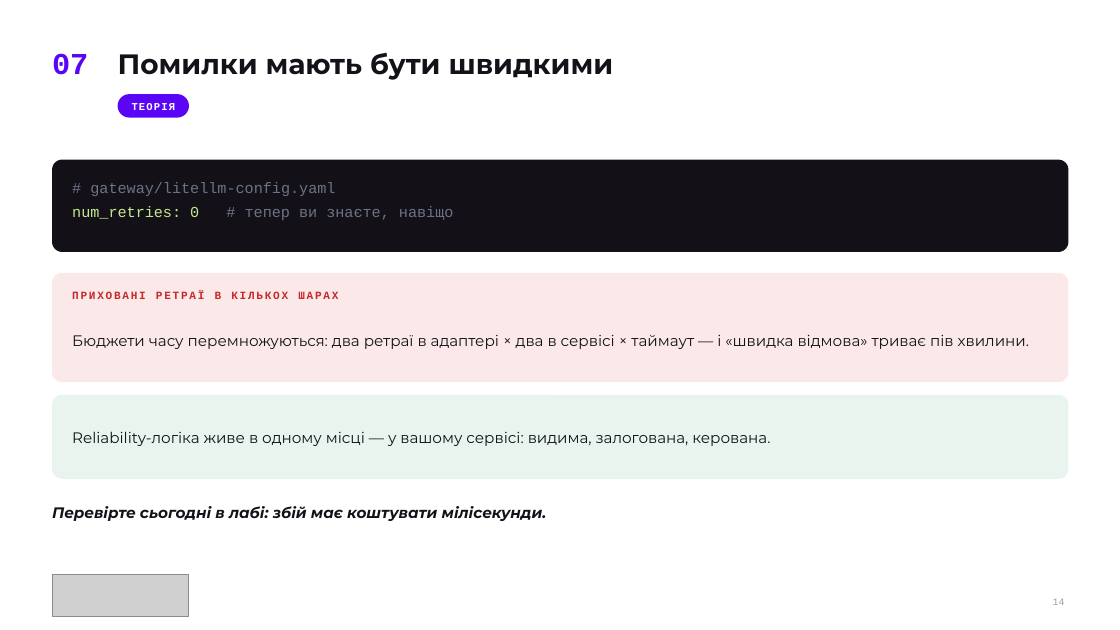
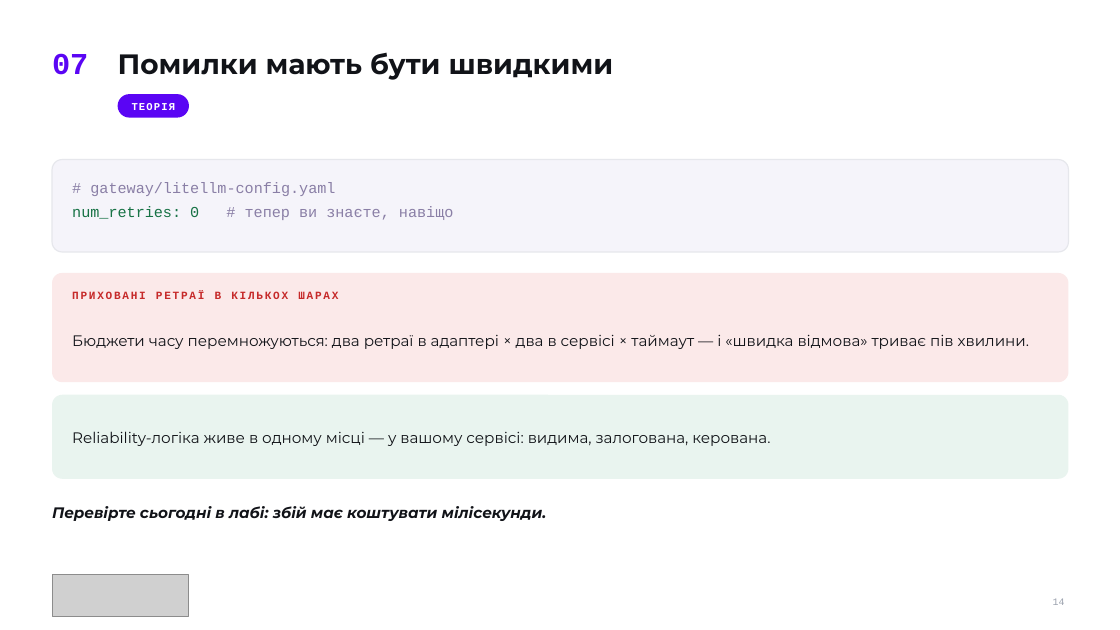
Before and after one commit to TarasFedorenkoFTV/llmops-bootcamp, a slide deck: slide 14 of docs/decks/L07.pptx. Drawn at 1120x630 pixels with LibreOffice and Linux fonts; fonts in the diff are those of the drawing; grey boxes stand for pictures. Boxes give left, top, right and bottom in pixels: in the first picture for what was removed or moved away, otherwise in the second. Text is boxed around its words. In the diff, an @@ line names an element or a change of style, - is before the commit and + after.

```diff
--- a/docs/decks/L07.pptx
+++ b/docs/decks/L07.pptx
@@ rounded rectangle at <box>52,160,1069,252</box>: fill #141018 to #F5F4FA; outline none to #E6E7EC 1 pt @@
@@ text "# gateway/litellm-config.yaml" at <box>72,182,453,220</box>: text colour #6A7385 to #8A7FA6 in "# gateway/litellm-config.yaml", "# тепер ви знаєте, навіщо"; text colour #C3E88D to #177245 in "num_retries: 0" @@
```
Also in this commit, not shown: 4 other slides changed, 23 other files.
